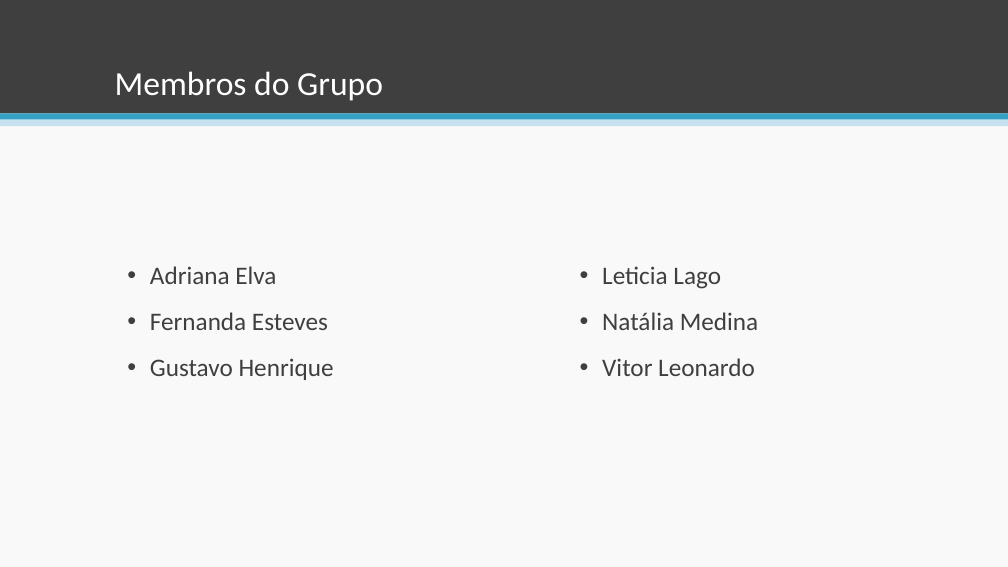
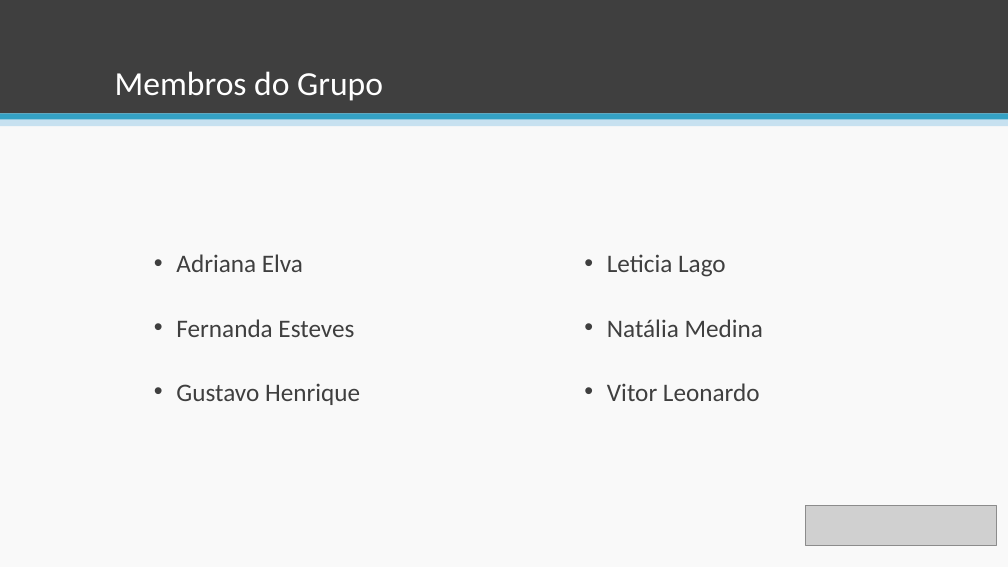
Before and after one commit to esteves-esta/TechHumi, a slide deck: slide 3 of documentacao/PowerPoint.pptx (slide 2 before the commit). Drawn at 1008x567 pixels with LibreOffice and Linux fonts; fonts in the diff are those of the drawing; grey boxes stand for pictures. Boxes give left, top, right and bottom in pixels: in the first picture for what was removed or moved away, otherwise in the second. Text is boxed around its words. In the diff, an @@ line names an element or a change of style, - is before the commit and + after.

```diff
--- a/documentacao/PowerPoint.pptx
+++ b/documentacao/PowerPoint.pptx
@@ text "Adriana Elva" at <box>176,254,360,405</box>: line spacing 0.9 to 1.5 @@
@@ text "Adriana Elva": place and size @@
-text "Adriana Elva" at <box>150,266,334,380</box>
+text "Adriana Elva" at <box>176,254,360,405</box>
@@ text "Leticia Lago": place and size @@
-text "Leticia Lago" at <box>602,266,758,376</box>
+text "Leticia Lago" at <box>607,254,763,401</box>
@@ text "Leticia Lago" at <box>607,254,763,401</box>: line spacing 0.9 to 1.5 @@
@@ picture added at <box>805,505,997,545</box> @@
```
Also in this commit, not shown: 1 other slide changed, 9 slides added, 3 slides removed.
